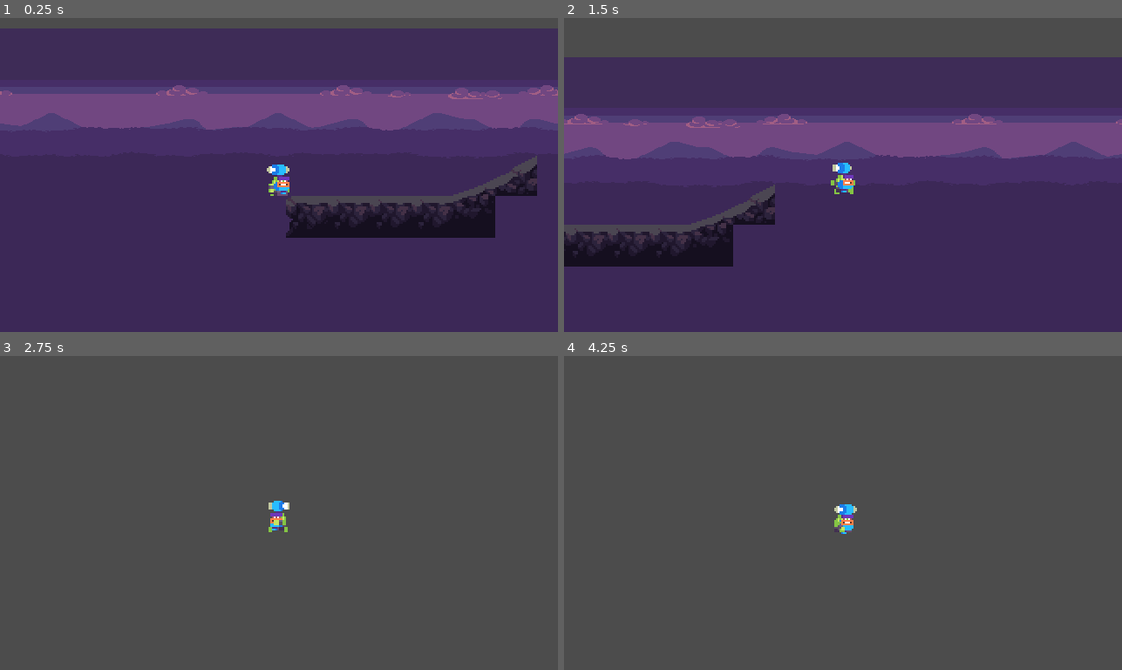
Above: before the commit, frames 1-4 (two rows, left to right).
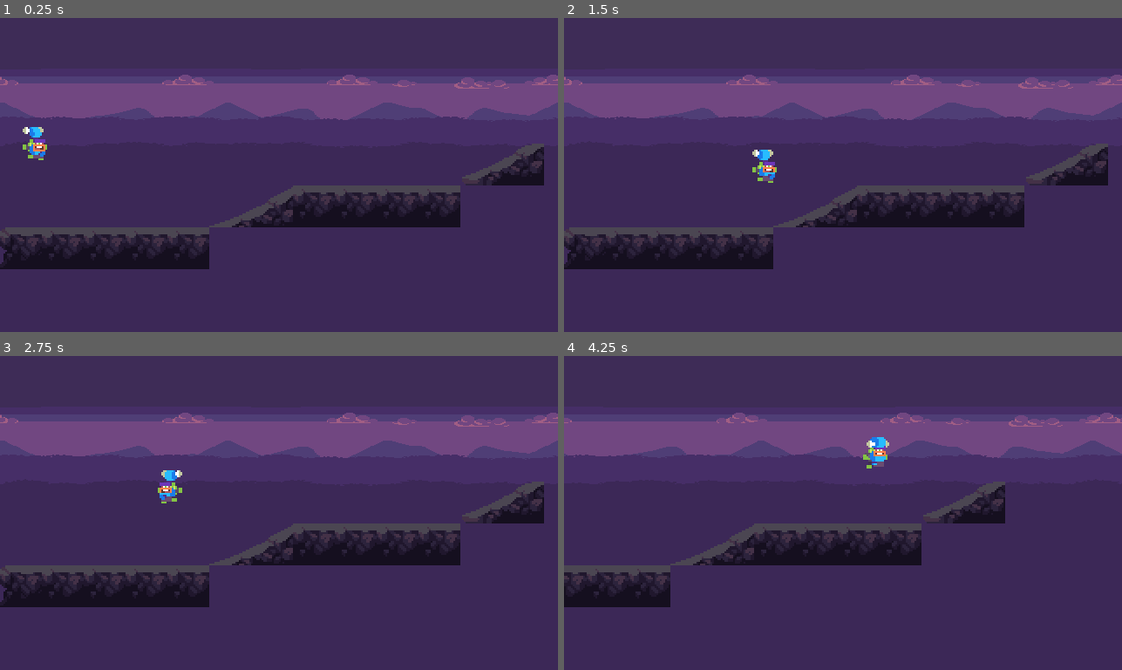
Above: after the commit, the same moments.

Repository: Bandeiraa/Mobile-Platformer-RPG
Game: Godot game, scene res://Scenes/Levels/TemplateLevel.tscn
Two runs of this game, one before a commit and one after it. Both use one fixed random seed, a clock stepped at 60 frames per second and the inputs below.
Inputs:
- Up to frame 1 (0.25 s): no input
- Up to frame 2 (1.5 s): hold Right (ui_right) from 0.53 s (still down); tap Space (ui_select) at 0.6, 0.77, 1.07, 1.35 s
- Up to frame 3 (2.75 s): tap Space (ui_select) at 1.52, 1.82, 2.1 s; release Right (ui_right) at 2.03 s; hold Left (ui_left) from 2.03 s (still down)
- Up to frame 4 (4.25 s): release Left (ui_left) at 2.78 s; hold Right (ui_right) from 2.78 s (still down); tap Space (ui_select) at 2.85, 3.02, 3.32, 3.6, 3.77, 4.07 s

The runs differ from the first frame. In frame 1, 22% of the frame differs, in the area x 0-100%, y 0-80%; in frame 2, 45%; in frame 3, 98%; in frame 4, 98%, in the area x 0-100%, y 0-100%.

Commit message:
Separating classes on single responsibilities, you can jump while walking on a slope

Diff:
--- a/Resources/Tile.tres
+++ b/Resources/Tileset.tres
@@ -3,13 +3,10 @@
 [ext_resource path="res://Sprites/Tiles/tileset.png" type="Texture" id=1]
 
 [sub_resource type="ConvexPolygonShape2D" id=1]
-points = PoolVector2Array( -24, 24, 24, 0, 23.9482, 23.9153 )
-
-[sub_resource type="ConvexPolygonShape2D" id=2]
-points = PoolVector2Array( 0, 0, 24, 0, 24, 24, 0, 24 )
+points = PoolVector2Array( 1.00502, 18.9407, 40.9141, 0.0609627, 48, 0, 48, 21.0903, 48, 24, 2.12659, 23.24, 1.00502, 21.5576 )
 
 [sub_resource type="ConvexPolygonShape2D" id=3]
-points = PoolVector2Array( 0, 0, 24, 0, 24, 24, 0, 24 )
+points = PoolVector2Array( 0, 24, 48, 0, 48, 24 )
 
 [sub_resource type="ConvexPolygonShape2D" id=4]
 points = PoolVector2Array( 0, 0, 24, 0, 24, 24, 0, 24 )
@@ -17,40 +14,57 @@
 [sub_resource type="ConvexPolygonShape2D" id=5]
 points = PoolVector2Array( 0, 0, 24, 0, 24, 24, 0, 24 )
 
+[sub_resource type="ConvexPolygonShape2D" id=6]
+points = PoolVector2Array( 0, 0, 24, 0, 24, 24, 0, 24 )
+
 [resource]
-1/name = "Slope"
-1/texture = ExtResource( 1 )
-1/tex_offset = Vector2( 0, 0 )
-1/modulate = Color( 1, 1, 1, 1 )
-1/region = Rect2( 0, 72, 48, 24 )
-1/tile_mode = 2
-1/autotile/icon_coordinate = Vector2( 0, 0 )
-1/autotile/tile_size = Vector2( 24, 24 )
-1/autotile/spacing = 0
-1/autotile/occluder_map = [  ]
-1/autotile/navpoly_map = [  ]
-1/autotile/priority_map = [  ]
-1/autotile/z_index_map = [  ]
-1/occluder_offset = Vector2( 0, 0 )
-1/navigation_offset = Vector2( 0, 0 )
-1/shape_offset = Vector2( 0, 0 )
-1/shape_transform = Transform2D( 1, 0, 0, 1, 0, 0 )
-1/shape = SubResource( 1 )
-1/shape_one_way = false
-1/shape_one_way_margin = 1.0
-1/shapes = [ {
-"autotile_coord": Vector2( 1, 0 ),
+0/name = "Slope_1"
+0/texture = ExtResource( 1 )
+0/tex_offset = Vector2( 0, 0 )
+0/modulate = Color( 1, 1, 1, 1 )
+0/region = Rect2( 0, 48, 48, 24 )
+0/tile_mode = 0
+0/occluder_offset = Vector2( 0, 0 )
+0/navigation_offset = Vector2( 0, 0 )
+0/shape_offset = Vector2( 0, 0 )
+0/shape_transform = Transform2D( 1, 0, 0, 1, 0, 0 )
+0/shape = SubResource( 1 )
+0/shape_one_way = false
+0/shape_one_way_margin = 1.0
+0/shapes = [ {
+"autotile_coord": Vector2( 0, 0 ),
 "one_way": false,
 "one_way_margin": 1.0,
 "shape": SubResource( 1 ),
 "shape_transform": Transform2D( 1, 0, 0, 1, 0, 0 )
 } ]
+0/z_index = 0
+1/name = "Slope_2"
+1/texture = ExtResource( 1 )
+1/tex_offset = Vector2( 0, 0 )
+1/modulate = Color( 1, 1, 1, 1 )
+1/region = Rect2( 48, 48, 48, 24 )
+1/tile_mode = 0
+1/occluder_offset = Vector2( 0, 0 )
+1/navigation_offset = Vector2( 0, 0 )
+1/shape_offset = Vector2( 0, 0 )
+1/shape_transform = Transform2D( 1, 0, 0, 1, 0, 0 )
+1/shape = SubResource( 3 )
+1/shape_one_way = false
+1/shape_one_way_margin = 1.0
+1/shapes = [ {
+"autotile_coord": Vector2( 0, 0 ),
+"one_way": false,
+"one_way_margin": 1.0,
+"shape": SubResource( 3 ),
+"shape_transform": Transform2D( 1, 0, 0, 1, 0, 0 )
+} ]
 1/z_index = 0
-2/name = "Tiles"
+2/name = "Top_Tiles"
 2/texture = ExtResource( 1 )
 2/tex_offset = Vector2( 0, 0 )
 2/modulate = Color( 1, 1, 1, 1 )
-2/region = Rect2( 0, 0, 192, 168 )
+2/region = Rect2( 0, 0, 72, 24 )
 2/tile_mode = 2
 2/autotile/icon_coordinate = Vector2( 0, 0 )
 2/autotile/tile_size = Vector2( 24, 24 )
@@ -63,32 +77,26 @@
 2/navigation_offset = Vector2( 0, 0 )
 2/shape_offset = Vector2( 0, 0 )
 2/shape_transform = Transform2D( 1, 0, 0, 1, 0, 0 )
-2/shape = SubResource( 2 )
+2/shape = SubResource( 4 )
 2/shape_one_way = false
 2/shape_one_way_margin = 1.0
 2/shapes = [ {
 "autotile_coord": Vector2( 0, 0 ),
 "one_way": false,
 "one_way_margin": 1.0,
-"shape": SubResource( 2 ),
+"shape": SubResource( 4 ),
 "shape_transform": Transform2D( 1, 0, 0, 1, 0, 0 )
 }, {
 "autotile_coord": Vector2( 1, 0 ),
 "one_way": false,
 "one_way_margin": 1.0,
-"shape": SubResource( 3 ),
+"shape": SubResource( 5 ),
 "shape_transform": Transform2D( 1, 0, 0, 1, 0, 0 )
 }, {
 "autotile_coord": Vector2( 2, 0 ),
 "one_way": false,
 "one_way_margin": 1.0,
-"shape": SubResource( 4 ),
-"shape_transform": Transform2D( 1, 0, 0, 1, 0, 0 )
-}, {
-"autotile_coord": Vector2( 3, 0 ),
-"one_way": false,
-"one_way_margin": 1.0,
-"shape": SubResource( 5 ),
+"shape": SubResource( 6 ),
 "shape_transform": Transform2D( 1, 0, 0, 1, 0, 0 )
 } ]
 2/z_index = 0
--- /dev/null
+++ b/Scenes/Actors/AnimatedSprite.gd
@@ -0,0 +1,17 @@
+extends AnimatedSprite
+
+func _on_Player_move(input_vector, on_floor):
+	get_orientation(input_vector)
+	if input_vector.x != 0 and on_floor:
+		play("Run")
+	elif input_vector.y != 0:
+		return play("Jump") if input_vector.y < 0 else play("Fall")
+	else:
+		play("Idle")
+
+
+func get_orientation(input):
+	if input.x > 0:
+		flip_h = false
+	elif input.x < 0:
+		flip_h = true
--- a/Scenes/Actors/Player.tscn
+++ b/Scenes/Actors/Player.tscn
@@ -6,6 +6,7 @@
 [ext_resource path="res://Sprites/Player/Player-Attack-24x24.png" type="Texture" id=4]
 [ext_resource path="res://Sprites/Player/Player-Fall-24x24.png" type="Texture" id=5]
 [ext_resource path="res://Scripts/Actors/Player.gd" type="Script" id=6]
+[ext_resource path="res://Scenes/Actors/AnimatedSprite.gd" type="Script" id=7]
 
 [sub_resource type="AtlasTexture" id=1]
 atlas = ExtResource( 1 )
@@ -40,112 +41,112 @@
 region = Rect2( 24, 48, 24, 24 )
 
 [sub_resource type="AtlasTexture" id=9]
+atlas = ExtResource( 5 )
+region = Rect2( 0, 0, 24, 24 )
+
+[sub_resource type="AtlasTexture" id=10]
+atlas = ExtResource( 5 )
+region = Rect2( 24, 0, 24, 24 )
+
+[sub_resource type="AtlasTexture" id=11]
+atlas = ExtResource( 5 )
+region = Rect2( 48, 0, 24, 24 )
+
+[sub_resource type="AtlasTexture" id=12]
+atlas = ExtResource( 5 )
+region = Rect2( 0, 24, 24, 24 )
+
+[sub_resource type="AtlasTexture" id=13]
+atlas = ExtResource( 5 )
+region = Rect2( 24, 24, 24, 24 )
+
+[sub_resource type="AtlasTexture" id=14]
+atlas = ExtResource( 5 )
+region = Rect2( 48, 24, 24, 24 )
+
+[sub_resource type="AtlasTexture" id=15]
+atlas = ExtResource( 5 )
+region = Rect2( 0, 48, 24, 24 )
+
+[sub_resource type="AtlasTexture" id=16]
+atlas = ExtResource( 5 )
+region = Rect2( 24, 48, 24, 24 )
+
+[sub_resource type="AtlasTexture" id=17]
+atlas = ExtResource( 5 )
+region = Rect2( 48, 48, 24, 24 )
+
+[sub_resource type="AtlasTexture" id=18]
+atlas = ExtResource( 5 )
+region = Rect2( 0, 72, 24, 24 )
+
+[sub_resource type="AtlasTexture" id=19]
+atlas = ExtResource( 4 )
+region = Rect2( 0, 0, 24, 24 )
+
+[sub_resource type="AtlasTexture" id=20]
+atlas = ExtResource( 4 )
+region = Rect2( 24, 0, 24, 24 )
+
+[sub_resource type="AtlasTexture" id=21]
+atlas = ExtResource( 4 )
+region = Rect2( 48, 0, 24, 24 )
+
+[sub_resource type="AtlasTexture" id=22]
+atlas = ExtResource( 4 )
+region = Rect2( 0, 24, 24, 24 )
+
+[sub_resource type="AtlasTexture" id=23]
+atlas = ExtResource( 4 )
+region = Rect2( 24, 24, 24, 24 )
+
+[sub_resource type="AtlasTexture" id=24]
+atlas = ExtResource( 4 )
+region = Rect2( 48, 24, 24, 24 )
+
+[sub_resource type="AtlasTexture" id=25]
+atlas = ExtResource( 4 )
+region = Rect2( 0, 48, 24, 24 )
+
+[sub_resource type="AtlasTexture" id=26]
+atlas = ExtResource( 4 )
+region = Rect2( 24, 48, 24, 24 )
+
+[sub_resource type="AtlasTexture" id=27]
+atlas = ExtResource( 4 )
+region = Rect2( 48, 48, 24, 24 )
+
+[sub_resource type="AtlasTexture" id=28]
+atlas = ExtResource( 4 )
+region = Rect2( 0, 72, 24, 24 )
+
+[sub_resource type="AtlasTexture" id=29]
+atlas = ExtResource( 3 )
+region = Rect2( 0, 0, 24, 24 )
+
+[sub_resource type="AtlasTexture" id=30]
+atlas = ExtResource( 3 )
+region = Rect2( 24, 0, 24, 24 )
+
+[sub_resource type="AtlasTexture" id=31]
+atlas = ExtResource( 3 )
+region = Rect2( 0, 24, 24, 24 )
+
+[sub_resource type="AtlasTexture" id=32]
+atlas = ExtResource( 3 )
+region = Rect2( 24, 24, 24, 24 )
+
+[sub_resource type="AtlasTexture" id=33]
 atlas = ExtResource( 2 )
 region = Rect2( 0, 0, 24, 24 )
 
-[sub_resource type="AtlasTexture" id=10]
+[sub_resource type="AtlasTexture" id=34]
 atlas = ExtResource( 2 )
 region = Rect2( 24, 0, 24, 24 )
 
-[sub_resource type="AtlasTexture" id=11]
+[sub_resource type="AtlasTexture" id=35]
 atlas = ExtResource( 2 )
 region = Rect2( 0, 24, 24, 24 )
-
-[sub_resource type="AtlasTexture" id=12]
-atlas = ExtResource( 5 )
-region = Rect2( 0, 0, 24, 24 )
-
-[sub_resource type="AtlasTexture" id=13]
-atlas = ExtResource( 5 )
-region = Rect2( 24, 0, 24, 24 )
-
-[sub_resource type="AtlasTexture" id=14]
-atlas = ExtResource( 5 )
-region = Rect2( 48, 0, 24, 24 )
-
-[sub_resource type="AtlasTexture" id=15]
-atlas = ExtResource( 5 )
-region = Rect2( 0, 24, 24, 24 )
-
-[sub_resource type="AtlasTexture" id=16]
-atlas = ExtResource( 5 )
-region = Rect2( 24, 24, 24, 24 )
-
-[sub_resource type="AtlasTexture" id=17]
-atlas = ExtResource( 5 )
-region = Rect2( 48, 24, 24, 24 )
-
-[sub_resource type="AtlasTexture" id=18]
-atlas = ExtResource( 5 )
-region = Rect2( 0, 48, 24, 24 )
-
-[sub_resource type="AtlasTexture" id=19]
-atlas = ExtResource( 5 )
-region = Rect2( 24, 48, 24, 24 )
-
-[sub_resource type="AtlasTexture" id=20]
-atlas = ExtResource( 5 )
-region = Rect2( 48, 48, 24, 24 )
-
-[sub_resource type="AtlasTexture" id=21]
-atlas = ExtResource( 5 )
-region = Rect2( 0, 72, 24, 24 )
-
-[sub_resource type="AtlasTexture" id=22]
-atlas = ExtResource( 4 )
-region = Rect2( 0, 0, 24, 24 )
-
-[sub_resource type="AtlasTexture" id=23]
-atlas = ExtResource( 4 )
-region = Rect2( 24, 0, 24, 24 )
-
-[sub_resource type="AtlasTexture" id=24]
-atlas = ExtResource( 4 )
-region = Rect2( 48, 0, 24, 24 )
-
-[sub_resource type="AtlasTexture" id=25]
-atlas = ExtResource( 4 )
-region = Rect2( 0, 24, 24, 24 )
-
-[sub_resource type="AtlasTexture" id=26]
-atlas = ExtResource( 4 )
-region = Rect2( 24, 24, 24, 24 )
-
-[sub_resource type="AtlasTexture" id=27]
-atlas = ExtResource( 4 )
-region = Rect2( 48, 24, 24, 24 )
-
-[sub_resource type="AtlasTexture" id=28]
-atlas = ExtResource( 4 )
-region = Rect2( 0, 48, 24, 24 )
-
-[sub_resource type="AtlasTexture" id=29]
-atlas = ExtResource( 4 )
-region = Rect2( 24, 48, 24, 24 )
-
-[sub_resource type="AtlasTexture" id=30]
-atlas = ExtResource( 4 )
-region = Rect2( 48, 48, 24, 24 )
-
-[sub_resource type="AtlasTexture" id=31]
-atlas = ExtResource( 4 )
-region = Rect2( 0, 72, 24, 24 )
-
-[sub_resource type="AtlasTexture" id=32]
-atlas = ExtResource( 3 )
-region = Rect2( 0, 0, 24, 24 )
-
-[sub_resource type="AtlasTexture" id=33]
-atlas = ExtResource( 3 )
-region = Rect2( 24, 0, 24, 24 )
-
-[sub_resource type="AtlasTexture" id=34]
-atlas = ExtResource( 3 )
-region = Rect2( 0, 24, 24, 24 )
-
-[sub_resource type="AtlasTexture" id=35]
-atlas = ExtResource( 3 )
-region = Rect2( 24, 24, 24, 24 )
 
 [sub_resource type="SpriteFrames" id=36]
 animations = [ {
@@ -154,24 +155,24 @@
 "name": "Run",
 "speed": 10.0
 }, {
-"frames": [ SubResource( 9 ), SubResource( 10 ), SubResource( 11 ) ],
+"frames": [ SubResource( 9 ), SubResource( 10 ), SubResource( 11 ), SubResource( 12 ), SubResource( 13 ), SubResource( 14 ), SubResource( 15 ), SubResource( 16 ), SubResource( 17 ), SubResource( 18 ) ],
+"loop": true,
+"name": "Fall",
+"speed": 10.0
+}, {
+"frames": [ SubResource( 19 ), SubResource( 20 ), SubResource( 21 ), SubResource( 22 ), SubResource( 23 ), SubResource( 24 ), SubResource( 25 ), SubResource( 26 ), SubResource( 27 ), SubResource( 28 ) ],
+"loop": true,
+"name": "Attack",
+"speed": 10.0
+}, {
+"frames": [ SubResource( 29 ), SubResource( 30 ), SubResource( 31 ), SubResource( 32 ) ],
+"loop": true,
+"name": "Jump",
+"speed": 10.0
+}, {
+"frames": [ SubResource( 33 ), SubResource( 34 ), SubResource( 35 ) ],
 "loop": true,
 "name": "Idle",
-"speed": 10.0
-}, {
-"frames": [ SubResource( 12 ), SubResource( 13 ), SubResource( 14 ), SubResource( 15 ), SubResource( 16 ), SubResource( 17 ), SubResource( 18 ), SubResource( 19 ), SubResource( 20 ), SubResource( 21 ) ],
-"loop": true,
-"name": "Fall",
-"speed": 10.0
-}, {
-"frames": [ SubResource( 22 ), SubResource( 23 ), SubResource( 24 ), SubResource( 25 ), SubResource( 26 ), SubResource( 27 ), SubResource( 28 ), SubResource( 29 ), SubResource( 30 ), SubResource( 31 ) ],
-"loop": true,
-"name": "Attack",
-"speed": 10.0
-}, {
-"frames": [ SubResource( 32 ), SubResource( 33 ), SubResource( 34 ), SubResource( 35 ) ],
-"loop": true,
-"name": "Jump",
 "speed": 10.0
 } ]
 
@@ -184,8 +185,8 @@
 [node name="Sprite" type="AnimatedSprite" parent="."]
 frames = SubResource( 36 )
 animation = "Idle"
-frame = 1
 playing = true
+script = ExtResource( 7 )
 
 [node name="CollisionShape2D" type="CollisionShape2D" parent="."]
 position = Vector2( 0, 3 )
@@ -193,3 +194,9 @@
 
 [node name="Camera2D" type="Camera2D" parent="."]
 current = true
+limit_left = 0
+limit_top = 0
+limit_bottom = 0
+smoothing_enabled = true
+
+[connection signal="animate" from="." to="Sprite" method="_on_Player_move"]
--- a/Scenes/GUI/Parallax.tscn
+++ b/Scenes/GUI/Parallax.tscn
@@ -8,7 +8,7 @@
 [node name="Parallax" type="ParallaxBackground"]
 
 [node name="Sky" type="ParallaxLayer" parent="."]
-motion_offset = Vector2( 0.2, 0 )
+motion_scale = Vector2( 0.1, 1 )
 motion_mirroring = Vector2( 320, 0 )
 
 [node name="TextureRect" type="TextureRect" parent="Sky"]
@@ -21,7 +21,7 @@
 }
 
 [node name="Mountains" type="ParallaxLayer" parent="."]
-motion_offset = Vector2( 0.4, 0 )
+motion_scale = Vector2( 0.3, 1 )
 motion_mirroring = Vector2( 320, 0 )
 
 [node name="TextureRect" type="TextureRect" parent="Mountains"]
@@ -34,7 +34,7 @@
 }
 
 [node name="Trees_02" type="ParallaxLayer" parent="."]
-motion_offset = Vector2( 0.6, 0 )
+motion_scale = Vector2( 0.4, 1 )
 motion_mirroring = Vector2( 320, 0 )
 
 [node name="TextureRect" type="TextureRect" parent="Trees_02"]
@@ -48,7 +48,7 @@
 }
 
 [node name="Trees_01" type="ParallaxLayer" parent="."]
-motion_offset = Vector2( 0.8, 0 )
+motion_scale = Vector2( 0.5, 1 )
 motion_mirroring = Vector2( 320, 0 )
 
 [node name="TextureRect" type="TextureRect" parent="Trees_01"]
--- a/Scenes/Levels/TemplateLevel.tscn
+++ b/Scenes/Levels/TemplateLevel.tscn
@@ -3,7 +3,7 @@
 [ext_resource path="res://Scenes/GUI/Parallax.tscn" type="PackedScene" id=1]
 [ext_resource path="res://Scenes/Actors/Player.tscn" type="PackedScene" id=2]
 [ext_resource path="res://Scenes/GUI/TileMap.tscn" type="PackedScene" id=3]
-[ext_resource path="res://Resources/Tile.tres" type="TileSet" id=4]
+[ext_resource path="res://Resources/Tileset.tres" type="TileSet" id=4]
 
 [node name="Level" type="Node"]
 
@@ -14,4 +14,4 @@
 
 [node name="TileMap" parent="." instance=ExtResource( 3 )]
 tile_set = ExtResource( 4 )
-tile_data = PoolIntArray( 196613, 1, 0, 196614, 1, 1, 262145, 2, 0, 262146, 2, 1, 262147, 2, 1, 262148, 2, 1, 262149, 2, 393218, 262150, 0, 196609, 262151, 0, 1, 262152, 0, 1, 393215, 0, 0, 327680, 0, 1, 327681, 0, 1, 327682, 0, 1, 327683, 0, 1, 327684, 0, 1, 327685, 0, 393218, 327686, 0, 131073, 327687, 0, 131073, 327688, 0, 65538, 458751, 0, 65536, 393216, 0, 131073, 393217, 0, 65537, 393218, 0, 131073, 393219, 0, 131073, 393220, 0, 65537, 393221, 0, 131073, 393222, 0, 65537, 393223, 0, 131073, 393224, 0, 131074, 524287, 0, 65536, 458752, 0, 131073, 458753, 0, 131073, 458754, 0, 65537, 458755, 0, 131073, 458756, 0, 131073, 458757, 0, 131073, 458758, 0, 131073, 458759, 0, 131078, 589823, 0, 131075, 524288, 0, 131072, 524289, 0, 131077, 524290, 0, 131077, 524291, 0, 131077, 524292, 0, 131077, 524293, 0, 131077, 524294, 0, 131078 )
+tile_data = PoolIntArray( 196619, 0, 0, 262149, 1, 0, 262151, 2, 1, 262152, 2, 1, 262153, 2, 1, 262154, 2, 1, 327680, 2, 0, 327681, 2, 1, 327682, 2, 1, 327683, 2, 1, 327684, 2, 1 )
--- a/Scripts/Actors/Player.gd
+++ b/Scripts/Actors/Player.gd
@@ -1,42 +1,34 @@
 extends KinematicBody2D
+
+signal animate
 
 const FLOOR = Vector2.UP
 const SNAP_DIRECTION = Vector2.DOWN
 const SNAP_LENGTH = 32.0
 const SLOPE_THRESHOLD = deg2rad(45)
 
-onready var sprite = get_node("Sprite")
+var snap_vector = SNAP_DIRECTION * SNAP_LENGTH
 
-var speed = 200
+var speed = 100
+var jump_speed = -250
 var velocity = Vector2.ZERO
 var direction = Vector2.ZERO
-
-var snap_vector = SNAP_DIRECTION * SNAP_LENGTH
-
-var gravity = 1000
+var gravity = 500
 
 func move():
 	direction.x = Input.get_action_strength("ui_right") - Input.get_action_strength("ui_left")
 	velocity.x = direction.x * speed
 
 
-func animate(input_movement):
-	get_orientation(input_movement)
-	if input_movement.x != 0:
-		sprite.play("Run")
-	else:
-		sprite.play("Idle")
-
-
-func get_orientation(input):
-	if input.x > 0:
-		sprite.flip_h = false
-	elif input.x < 0:
-		sprite.flip_h = true
+func jump():
+	if Input.is_action_just_pressed("ui_select") and is_on_floor():
+		snap_vector = Vector2.ZERO
+		velocity.y = jump_speed
 
 
 func _physics_process(delta):
 	move()
-	animate(velocity)
+	emit_signal("animate", velocity, is_on_floor())
 	velocity.y += gravity * delta
 	velocity.y = move_and_slide_with_snap(velocity, snap_vector, FLOOR, true, 4, SLOPE_THRESHOLD).y
+	jump()
Not shown: 1 places in Scenes/Actors/Player.tscn that only renumber resources
Binary file changed: Sprites/Tiles/tileset.png
